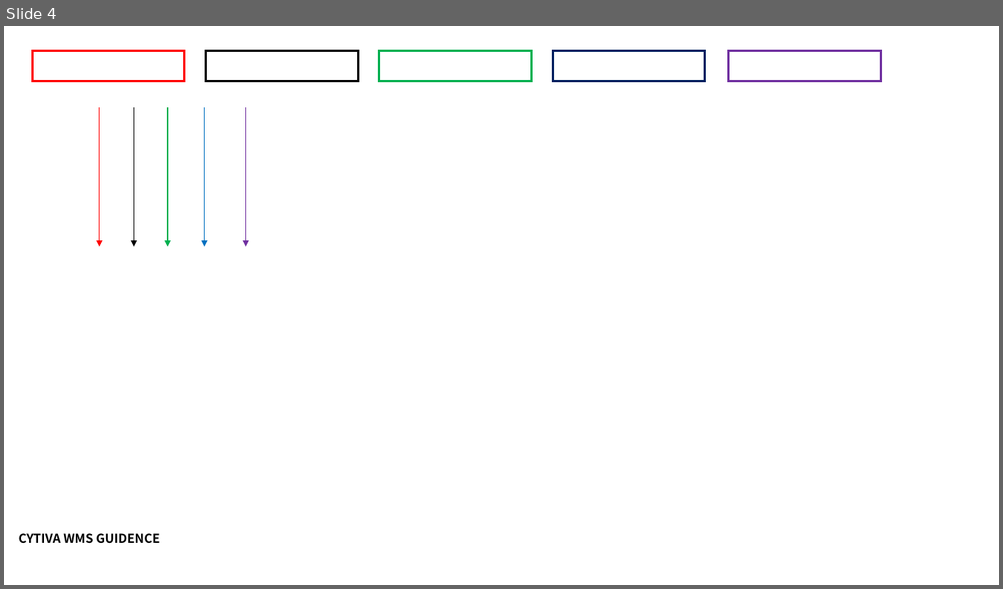
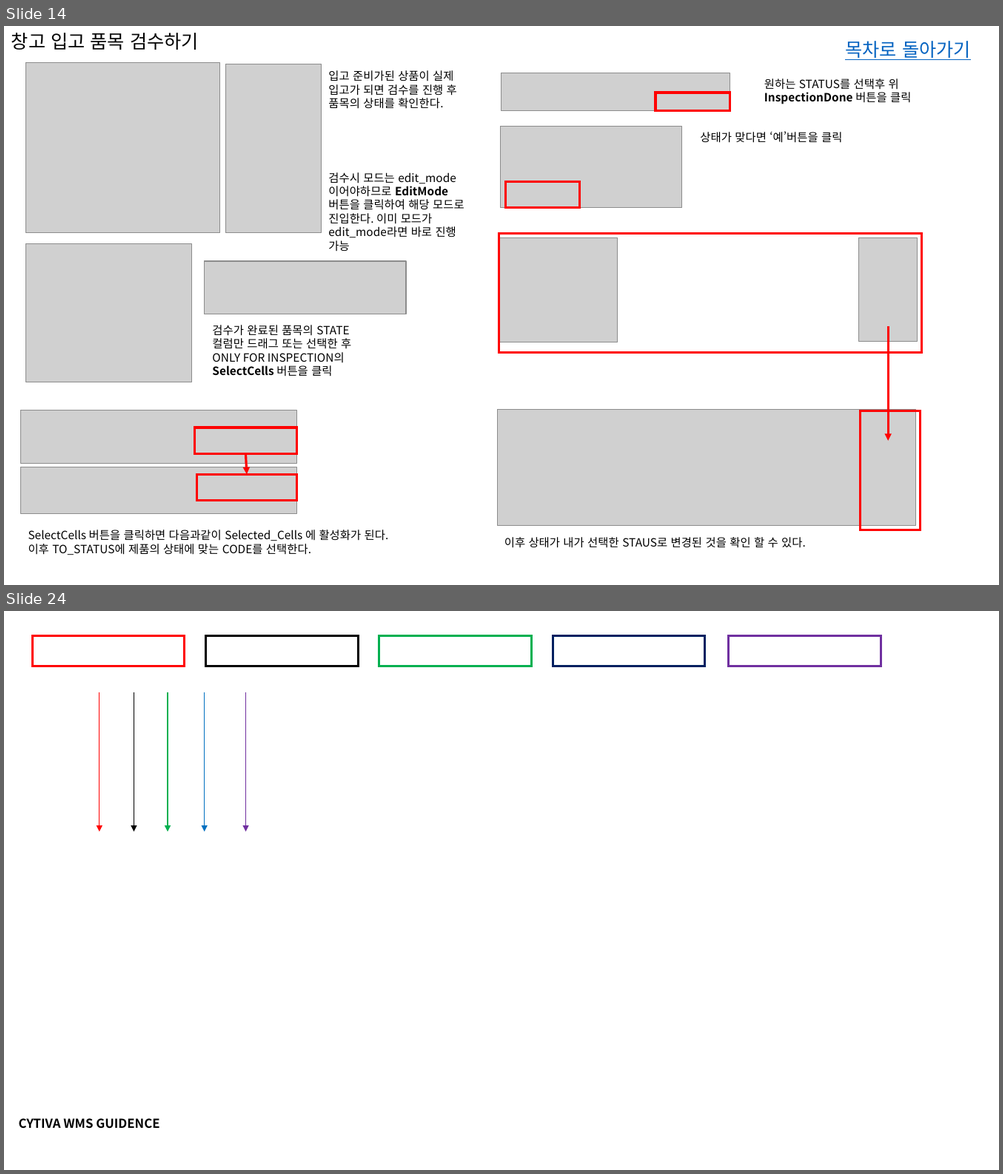
Before and after one commit to Themath93/warehouse-management-system, a slide deck: xlwings_job/cytiva_user_guide.pptx. Shown one above the other, each under a label of ours: slide 4 before the commit, slides 14 and 24 after it; the slides between them are not shown. The pictures are 1003x589 and 1003x1174 pixels, drawn with LibreOffice and Linux fonts; fonts in the diff are those of the drawing; grey boxes stand for pictures. Boxes give left, top, right and bottom in pixels: in the first picture for what was removed or moved away, otherwise in the second. Text is boxed around its words. In the diff, an @@ line names an element or a change of style, - is before the commit and + after.

```diff
--- a/xlwings_job/cytiva_user_guide.pptx
+++ b/xlwings_job/cytiva_user_guide.pptx
@@ slide 14 added at (4, 26, 999, 585), background #FFFFFF @@
@@ text added at (11, 33, 199, 50), 18 pt, text #000000 @@
+창고 입고 품목 검수하기
@@ text added at (845, 41, 970, 60), 18 pt, text #0563C1, underline @@
+목차로 돌아가기
@@ picture added at (25, 62, 219, 232) @@
@@ picture added at (225, 64, 321, 232) @@
@@ text added at (328, 70, 457, 109), 11 pt, text #000000 @@
+입고 준비가된 상품이 실제 입고가 되면 검수를 진행 후 품목의 상태를 확인한다.
@@ picture added at (502, 73, 730, 111) @@
@@ text added at (764, 79, 910, 104), 11 pt, text #000000 @@
+원하는 STATUS를 선택후 위
+InspectionDone 버튼을 클릭
@@ rectangle added at (655, 93, 730, 111), outline #FF0000 2.25 pt @@
@@ picture added at (500, 127, 681, 208) @@
@@ text added at (700, 131, 842, 143), 11 pt, text #000000 @@
+상태가 맞다면 ‘예’버튼을 클릭
@@ text added at (328, 173, 464, 251), 11 pt, text #000000 @@
+검수시 모드는 edit_mode 이어야하므로 EditMode 버튼을 클릭하여 해당 모드로 진입한다. 이미 모드가 edit_mode라면 바로 진행 가능
@@ rectangle added at (506, 182, 580, 208), outline #FF0000 2.25 pt @@
@@ picture added at (25, 244, 191, 383) @@
@@ picture added at (498, 238, 617, 342) @@
@@ rectangle added at (498, 234, 922, 353), outline #FF0000 2.25 pt @@
@@ picture added at (858, 238, 917, 341) @@
@@ picture added at (204, 261, 406, 314) @@
@@ text added at (212, 325, 351, 377), 11 pt, text #000000 @@
+검수가 완료된 품목의 STATE 컬럼만 드래그 또는 선택한 후 ONLY FOR INSPECTION의 SelectCells 버튼을 클릭
@@ arrow added from (888, 326) to (888, 441), #FF0000 2.25 pt @@
@@ picture added at (20, 411, 296, 464) @@
@@ picture added at (497, 409, 915, 526) @@
@@ rectangle added at (859, 412, 919, 531), outline #FF0000 2.25 pt @@
@@ rectangle added at (194, 428, 296, 454), outline #FF0000 2.25 pt @@
@@ picture added at (20, 468, 296, 514) @@
@@ arrow added from (246, 454) to (247, 474), #FF0000 2.25 pt @@
@@ rectangle added at (196, 474, 296, 500), outline #FF0000 2.25 pt @@
@@ text added at (28, 530, 389, 555), 11 pt, text #000000 @@
+SelectCells 버튼을 클릭하면 다음과같이 Selected_Cells 에 활성화가 된다.
+이후 TO_STATUS에 제품의 상태에 맞는 CODE를 선택한다.
@@ text added at (504, 537, 805, 548), 11 pt, text #000000 @@
+이후 상태가 내가 선택한 STAUS로 변경된 것을 확인 할 수 있다.
@@ what was slide 4 is now slide 24 @@
```
Also in this commit, not shown: 1 slide changed, 22 other slides added, 2 slides removed, 7 other files.
